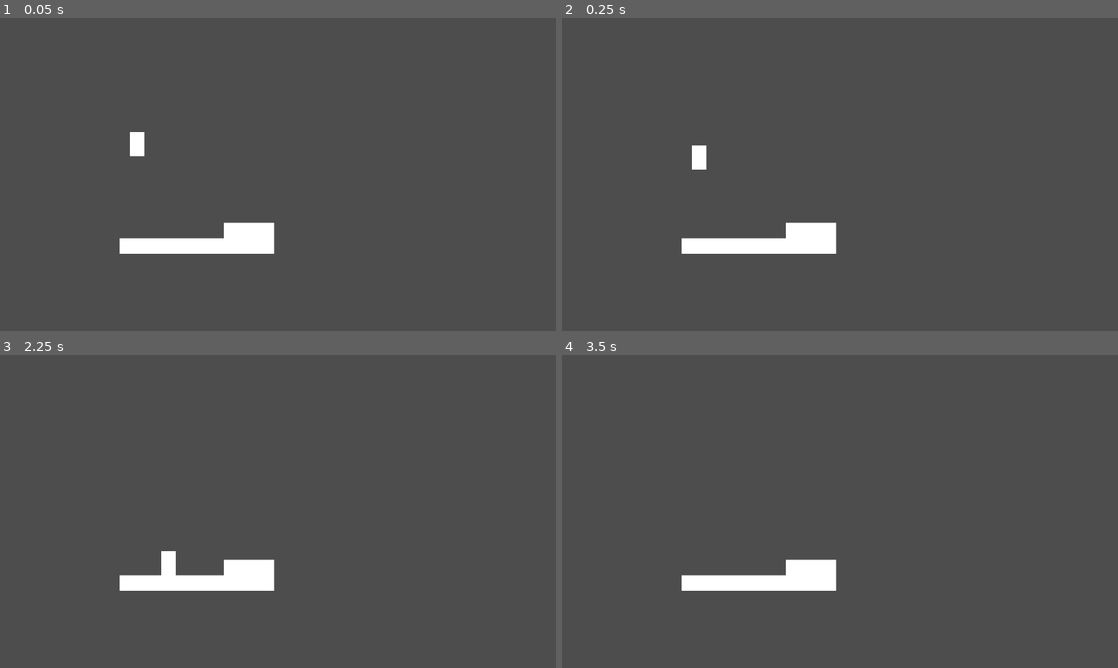
Above: before the commit, frames 1-4 (two rows, left to right).
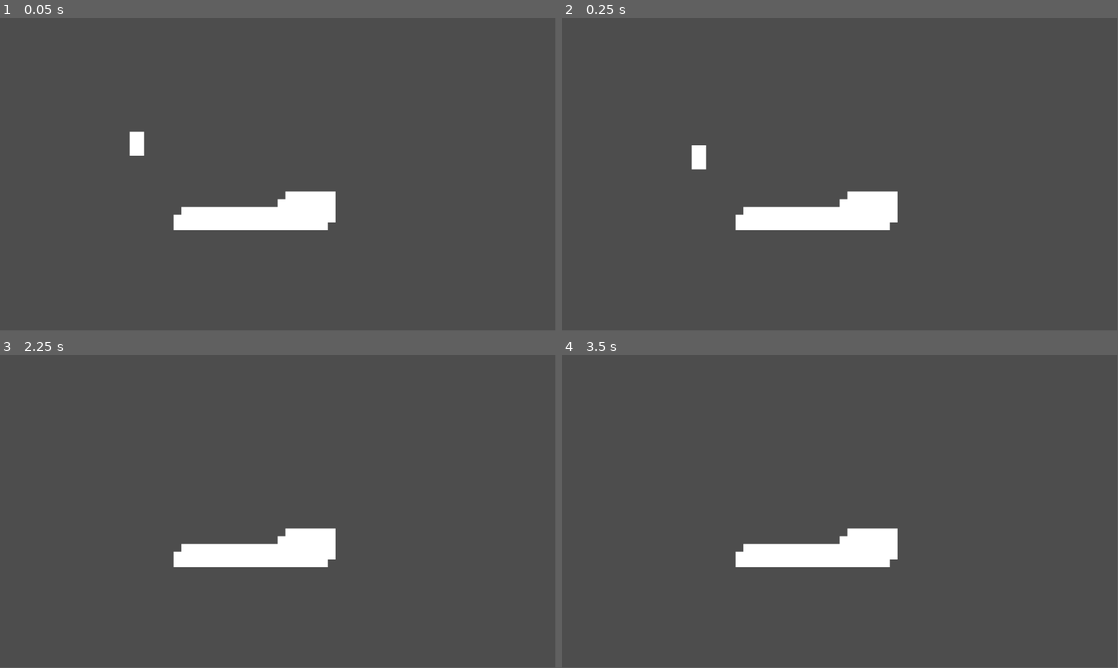
Above: after the commit, the same moments.

Repository: Zshandi/GlobalGameJam-2026
Game: Godot game, scene res://main.tscn
Two runs of this game, one before a commit and one after it. Both use one fixed random seed, a clock stepped at 60 frames per second and the inputs below.
Inputs:
- Up to frame 1 (0.05 s): no input
- Up to frame 2 (0.25 s): no input
- Up to frame 3 (2.25 s): hold Right (move_right) 0.53-2.03 s; tap Z (jump) at 0.77, 1.52 s; hold Left (move_left) from 2.03 s (still down)
- Up to frame 4 (3.5 s): release Left (move_left) at 2.78 s; hold Right (move_right) from 2.78 s (still down); tap Z (jump) at 3.02 s
In our replay, the window is 800x450 before the commit and 799x449 after it. These sizes can differ from the game's own. Grey fills any space a smaller window leaves; there, only what the larger window draws over its background counts as a difference.

The runs differ from the first frame. In frame 1, 4.1% of the frame differs, in the area x 21-61%, y 36-76%; in frame 2, 4.1%; in frame 3, 4.2%, in the area x 21-61%, y 55-76%; in frame 4, 4.1%.

Commit message:
Add intersection, and polygons are being dumb

Diff:
--- /dev/null
+++ b/layer.gd
@@ -0,0 +1,22 @@
+extends Node2D
+class_name Layer
+
+@export
+var blend_operation : Geometry2D.PolyBooleanOperation
+
+var polygon_layer : PolygonLayer
+
+func _ready() -> void:
+	polygon_layer = PolygonLayer.new()
+	polygon_layer.blend_operation = blend_operation
+	for child in get_children():
+		if child is Polygon2D:
+			polygon_layer.shapes.push_back(_global_polygon(child))
+
+func _global_polygon(polygon:Polygon2D) -> PackedVector2Array:
+	var points : PackedVector2Array = []
+
+	for point in polygon.polygon:
+		points.push_back(to_global(point))
+
+	return points
--- a/main.tscn
+++ b/main.tscn
@@ -1,16 +1,32 @@
 [gd_scene format=3 uid="uid://blfxxb66ypa2d"]
 
 [ext_resource type="PackedScene" uid="uid://l7r78n0dlipt" path="res://character.tscn" id="1_0xm2m"]
-[ext_resource type="Script" uid="uid://b6lkky6ocw7he" path="res://collision_shape_render.gd" id="2_h2yge"]
+[ext_resource type="Script" uid="uid://dc8yp4lolv753" path="res://test_layers.gd" id="1_1bvp3"]
+[ext_resource type="Script" uid="uid://b6phwi725oyki" path="res://layer.gd" id="2_1bvp3"]
 
 [node name="Node2D" type="Node2D" unique_id=1458390218]
+script = ExtResource("1_1bvp3")
 
 [node name="Character" parent="." unique_id=749957054 instance=ExtResource("1_0xm2m")]
 position = Vector2(284, 260)
 
-[node name="StaticBody2D" type="StaticBody2D" parent="." unique_id=1813964599]
-position = Vector2(408, 472)
+[node name="Layer1" type="Node2D" parent="." unique_id=1716356604]
+script = ExtResource("2_1bvp3")
+blend_operation = 2
 
-[node name="CollisionPolygon2D" type="CollisionPolygon2D" parent="StaticBody2D" unique_id=1014427145]
+[node name="Polygon2D" type="Polygon2D" parent="Layer1" unique_id=1281909296]
+position = Vector2(520, 424)
 polygon = PackedVector2Array(-160, -16, -160, 16, 160, 16, 160, -16, 160, -48, 56, -48, 56, -16)
-script = ExtResource("2_h2yge")
+
+[node name="Layer2" type="Node2D" parent="." unique_id=996024005]
+script = ExtResource("2_1bvp3")
+blend_operation = 2
+
+[node name="Polygon2D" type="Polygon2D" parent="Layer2" unique_id=2123577011]
+position = Vector2(536, 408)
+polygon = PackedVector2Array(-160, -16, -160, 16, 160, 16, 160, -16, 160, -48, 56, -48, 56, -16)
+
+[node name="Polygon2D" type="Polygon2D" parent="." unique_id=1427113219]
+position = Vector2(1192, 736)
+color = Color(0, 0, 0, 1)
+polygon = PackedVector2Array(472, 248, 648, 248, 648, 312, 472, 312, 472, 256)
--- a/polygon_layer.gd
+++ b/polygon_layer.gd
@@ -5,11 +5,21 @@
 
 var shapes : Array[PackedVector2Array]
 
-func apply_to_PolygonLayer(other:PolygonLayer) -> Array[PackedVector2Array]:
+func apply_to(other:PolygonLayer) -> Array[PackedVector2Array]:
 	match blend_operation:
+		Geometry2D.OPERATION_INTERSECTION:
+			return apply_intersection(other)
 		Geometry2D.OPERATION_UNION:
 			return apply_union(other)
 	return apply_union(other)
+
+func apply_intersection(other:PolygonLayer) -> Array[PackedVector2Array]:
+	var result : Array[PackedVector2Array] = []
+	for shape in shapes:
+		for other_shape in other.shapes:
+			var intersection := Geometry2D.intersect_polygons(shape, other_shape)
+			result.append_array(intersection)
+	return result
 
 func apply_union(other:PolygonLayer) -> Array[PackedVector2Array]:
 	var result := other.shapes
--- a/project.godot
+++ b/project.godot
@@ -19,7 +19,7 @@
 [display]
 
 window/size/mode=2
-window/stretch/mode="viewport"
+window/stretch/aspect="expand"
 
 [input]
 
--- /dev/null
+++ b/test_layers.gd
@@ -0,0 +1,7 @@
+@tool
+extends Node2D
+
+func _process(delta: float) -> void:
+	var layer1 : PolygonLayer = $Layer1.polygon_layer
+	var layer2 : PolygonLayer = $Layer2.polygon_layer
+	$Polygon2D.polygon = layer1.apply_to(layer2)
Not shown, added: layer.gd.uid
Not shown, added: test_layers.gd.uid
Empty file added: transform_normalization.gd
Not shown, added: transform_normalization.gd.uid
